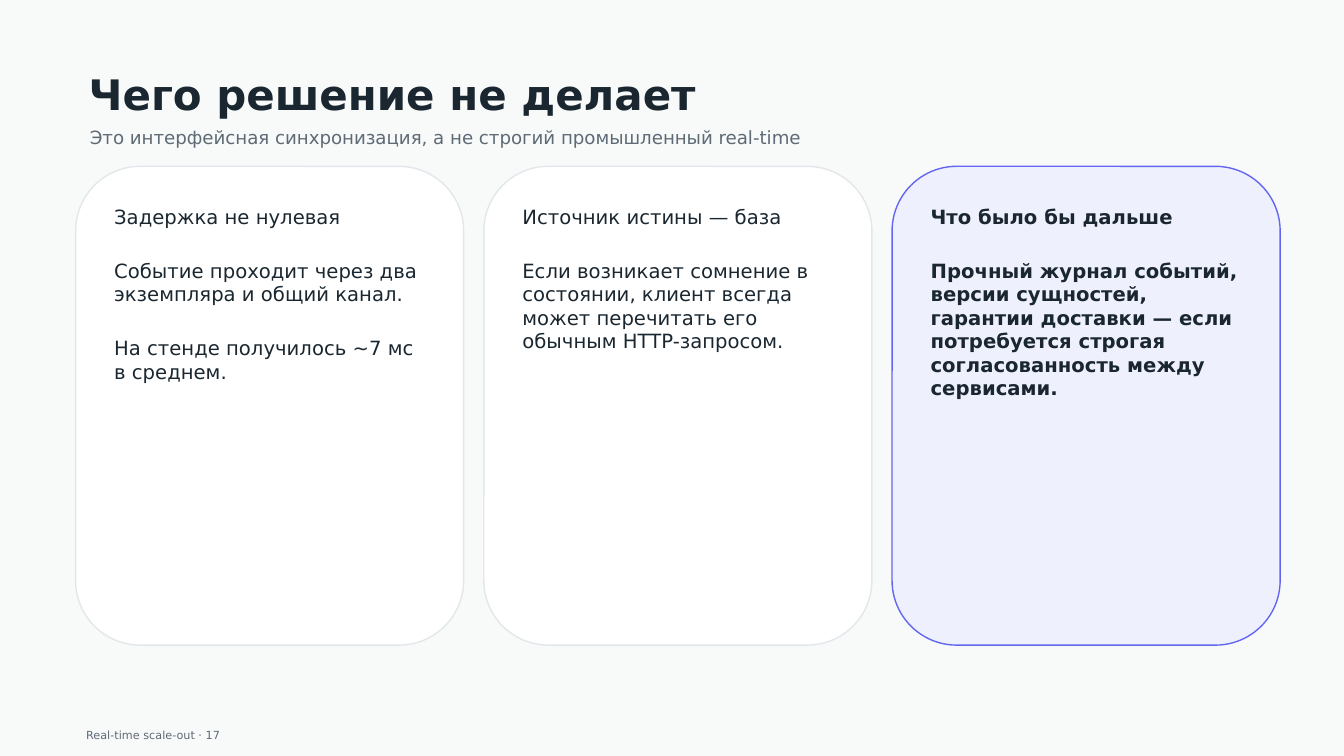
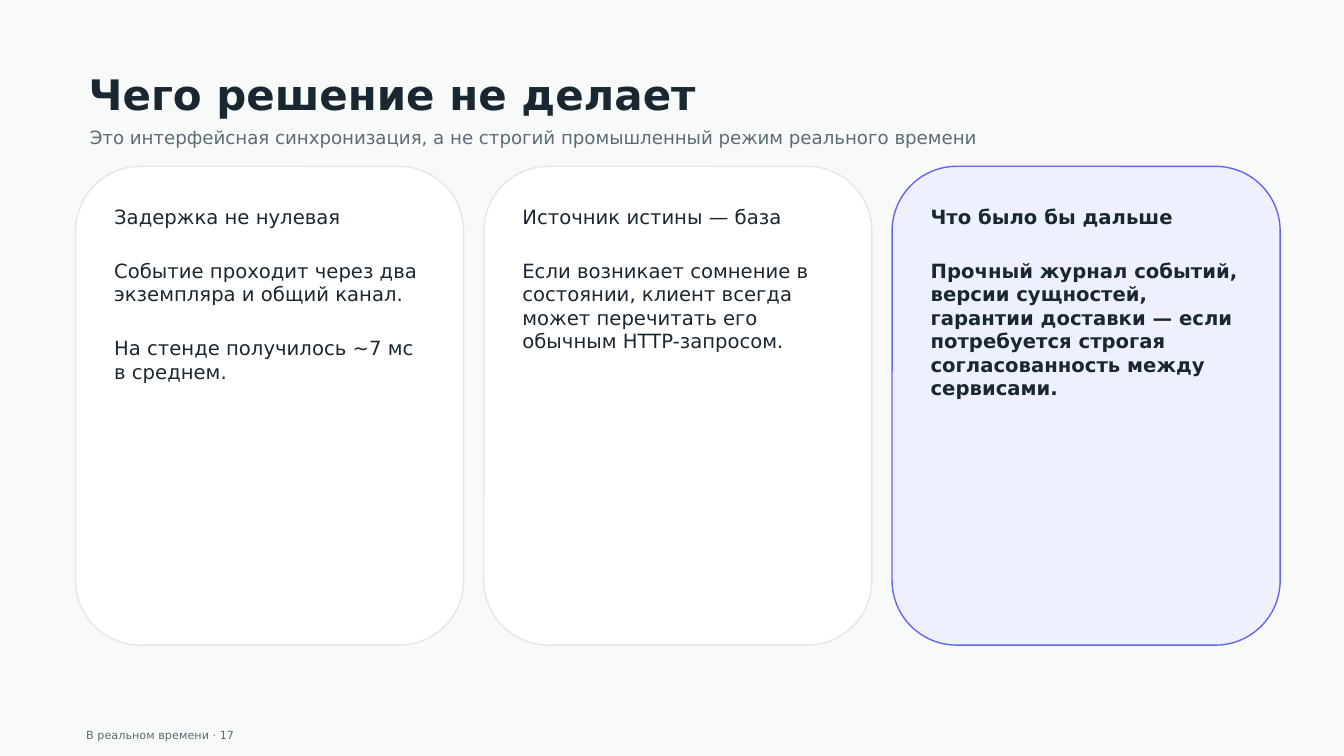
Before and after one commit to gently-whitesnow/final-qualifying-work, a slide deck: slide 17 of build/pptx/vkr-defense-draft.pptx. Drawn at 1344x756 pixels with LibreOffice and Linux fonts; fonts in the diff are those of the drawing. Boxes give left, top, right and bottom in pixels: in the first picture for what was removed or moved away, otherwise in the second. Text is boxed around its words. In the diff, an @@ line names an element or a change of style, - is before the commit and + after.

```diff
--- a/build/pptx/vkr-defense-draft.pptx
+++ b/build/pptx/vkr-defense-draft.pptx
@@ rounded rectangle "Это интерфейсная синхронизация, а не ...": place and size @@
-rounded rectangle "Это интерфейсная синхронизация, а не ..." at (90, 130, 801, 148)
+rounded rectangle "Это интерфейсная синхронизация, а не ..." at (69, 109, 1157, 144)
@@ text in rounded rectangle at (90, 130, 977, 148): text changed @@
-Это интерфейсная синхронизация, а не строгий промышленный real-time
+Это интерфейсная синхронизация, а не строгий промышленный режим реального времени
@@ text at (86, 731, 234, 741): text changed @@
-Real-time scale-out · 17
+В реальном времени · 17
```
Also in this commit, not shown: 14 other slides changed, 3 slides added, 3 slides removed, 9 other files.
